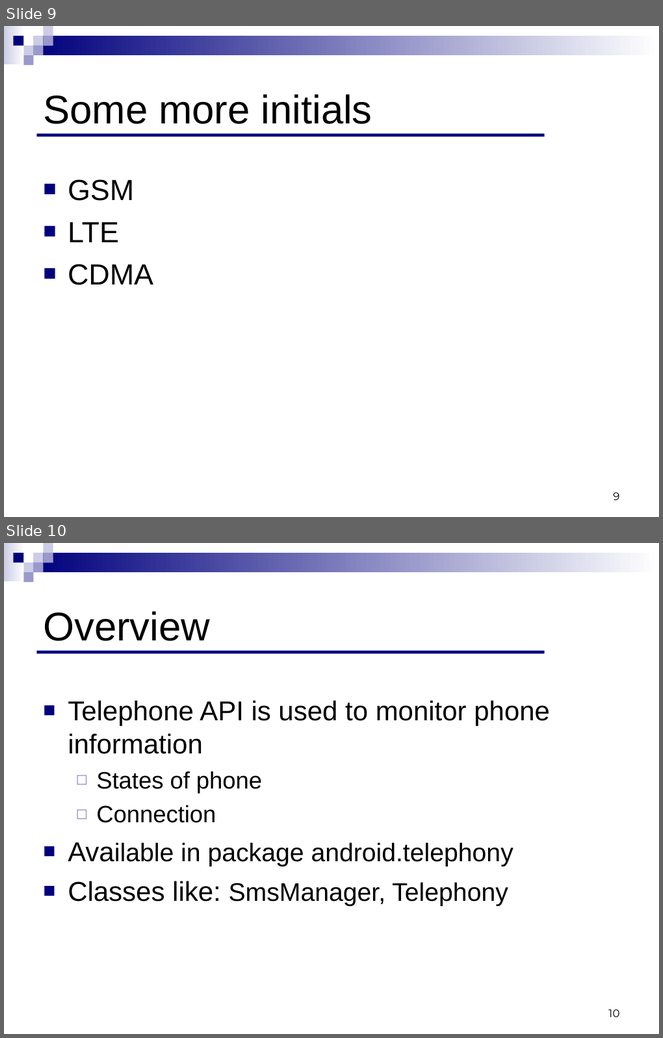
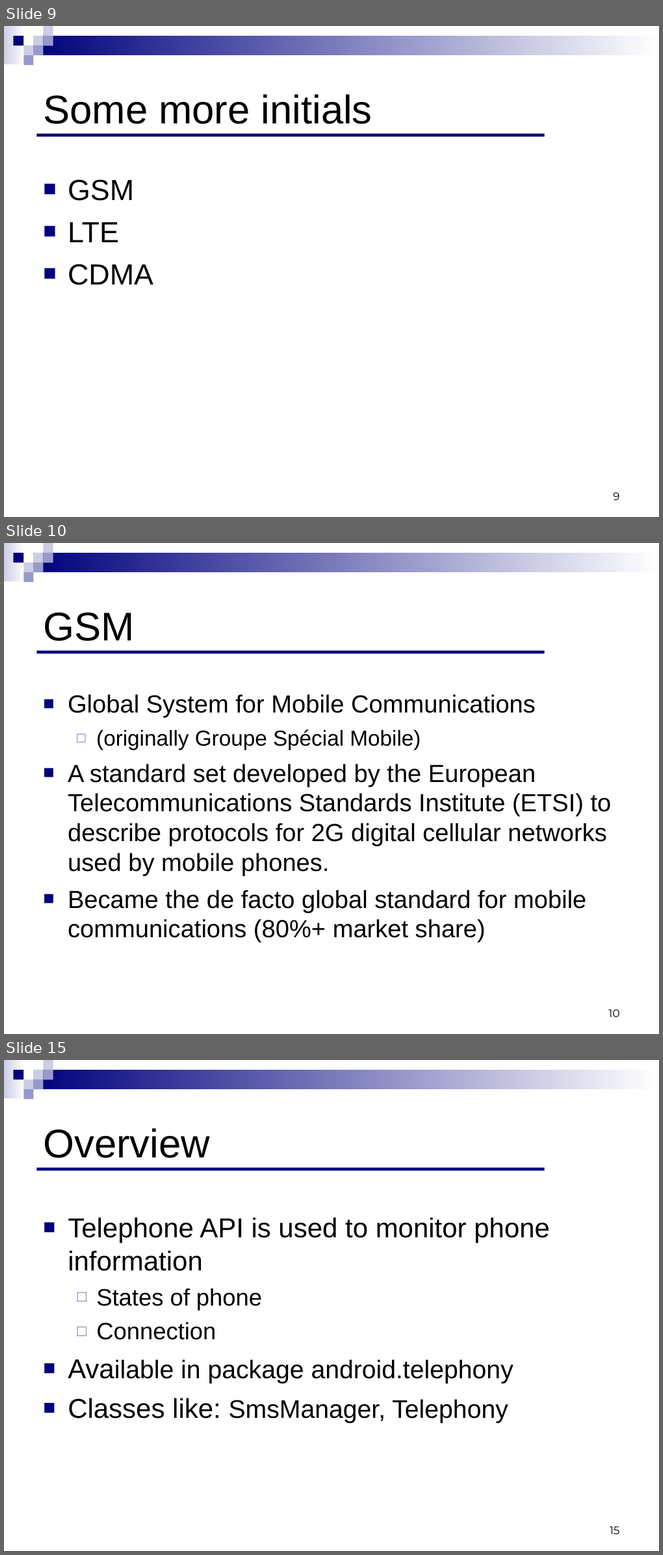
Before and after one commit to ndavidor/SmsTelephony, a slide deck: Telephony&SMS.ppt. Shown one above the other, each under a label of ours: slides 9 and 10 before the commit, slides 9, 10 and 15 after it; the slides between them are not shown. The pictures are 663x1038 and 663x1555 pixels, drawn with LibreOffice and Linux fonts; fonts in the diff are those of the drawing. Boxes give left, top, right and bottom in pixels: in the first picture for what was removed or moved away, otherwise in the second. Text is boxed around its words. In the diff, an @@ line names an element or a change of style, - is before the commit and + after.

Commit message:
GSM/CDMA/LTE

```diff
--- a/Telephony&SMS.ppt
+++ b/Telephony&SMS.ppt
@@ slide 10 added at [4, 543, 659, 1034], background #FFFFFF; not listed: 9 template elements that a slide beside it also shows @@
@@ title added at [43, 613, 134, 641], 44 pt, text #000000 @@
+GSM
@@ line added from (36, 652) to (545, 652), #00007D 3.49 pt @@
@@ text added at [68, 694, 612, 943], 27.2 pt, text #000000 @@
+■ Global System for Mobile Communications
+  ◻ (originally Groupe Spécial Mobile)
+■ A standard set developed by the European Telecommunications Standards Institute (ETSI) to describe protocols for 2G digital cellular networks used by mobile phones.
+■ Became the de facto global standard for mobile communications (80%+ market share)
@@ page number added at [608, 1010, 620, 1017], 12 pt, text #000000 @@
+10
@@ what was slide 10 is now slide 15 @@
@@ page number at [610, 1527, 620, 1534]: text changed @@
-10
+15
```
Also in this commit, not shown: 4 other slides added.
